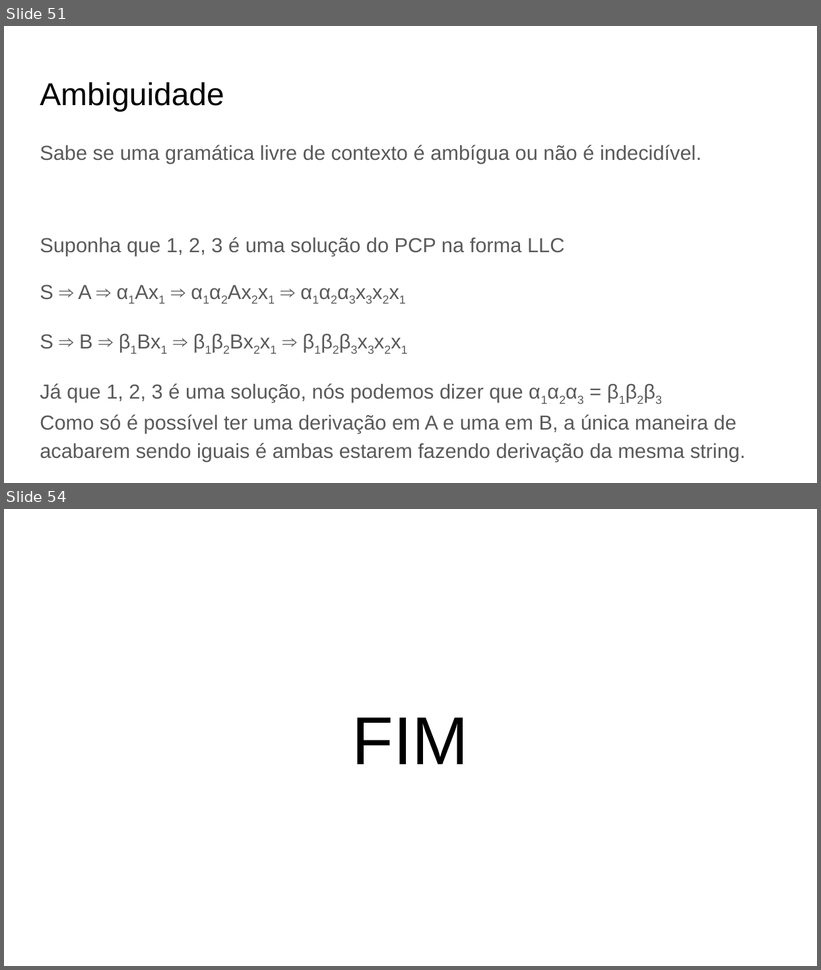
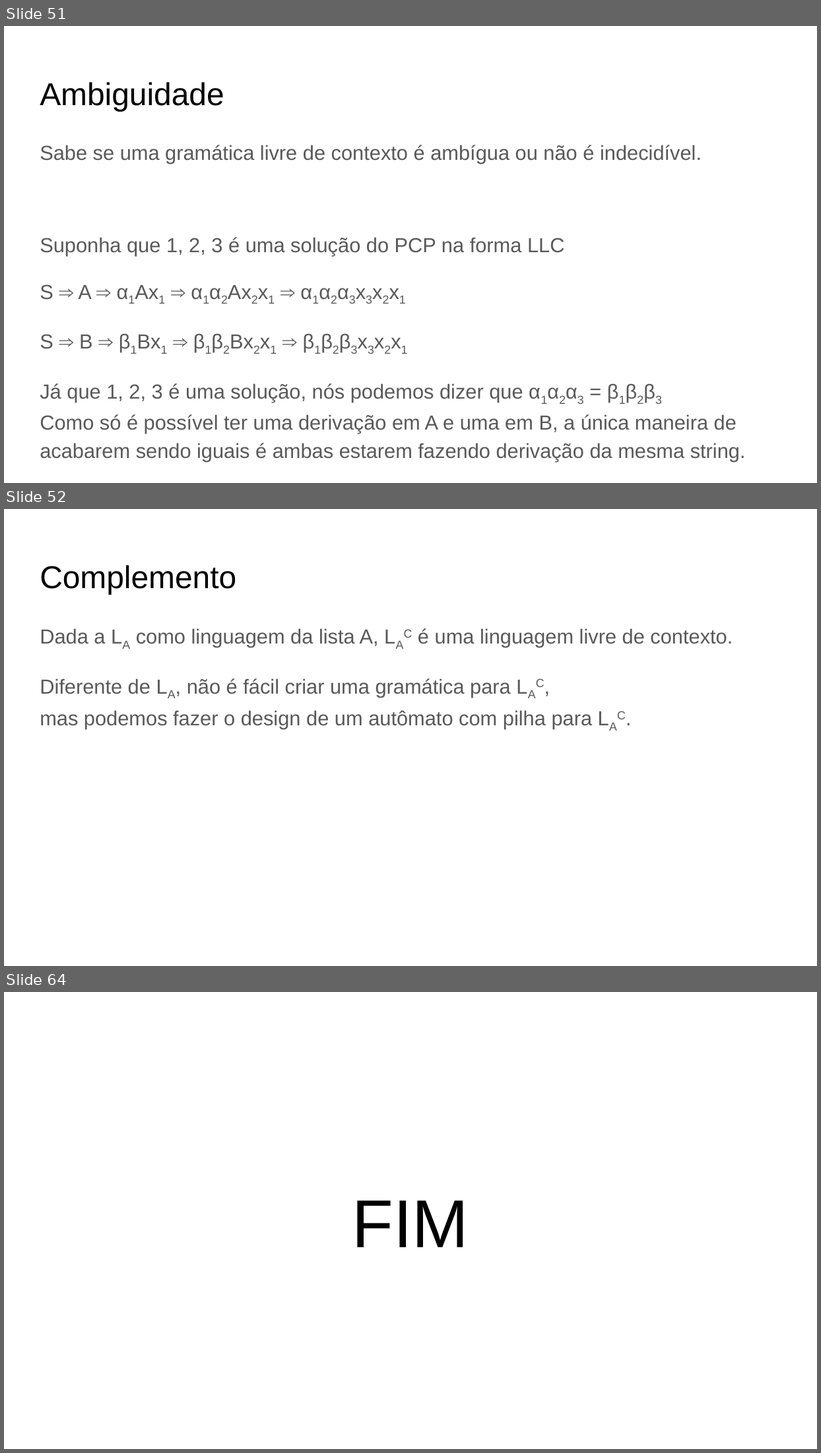
Before and after one commit to thiagola92/PUC-INF1015, a slide deck: Exercicio-04/Computabilidade.pptx. Shown one above the other, each under a label of ours: slides 51 and 54 before the commit, slides 51, 52 and 64 after it; the slides between them are not shown. The pictures are 821x970 and 821x1453 pixels, drawn with LibreOffice and Linux fonts; fonts in the diff are those of the drawing. Boxes give left, top, right and bottom in pixels: in the first picture for what was removed or moved away, otherwise in the second. Text is boxed around its words. In the diff, an @@ line names an element or a change of style, - is before the commit and + after.

```diff
--- a/Exercicio-04/Computabilidade.pptx
+++ b/Exercicio-04/Computabilidade.pptx
@@ slide 52 added at bbox=[4, 509, 817, 966], background #FFFFFF @@
@@ title added at bbox=[40, 565, 236, 594], 28 pt, text #000000 @@
+Complemento
@@ text added at bbox=[40, 628, 733, 729], 18 pt, text #595959 @@
+Dada a LA como linguagem da lista A, LAC é uma linguagem livre de contexto.
+Diferente de LA, não é fácil criar uma gramática para LAC,
+mas podemos fazer o design de um autômato com pilha para LAC.
@@ what was slide 54 is now slide 64 @@
```
Also in this commit, not shown: 3 slides changed, 9 other slides added, 1 other file.
